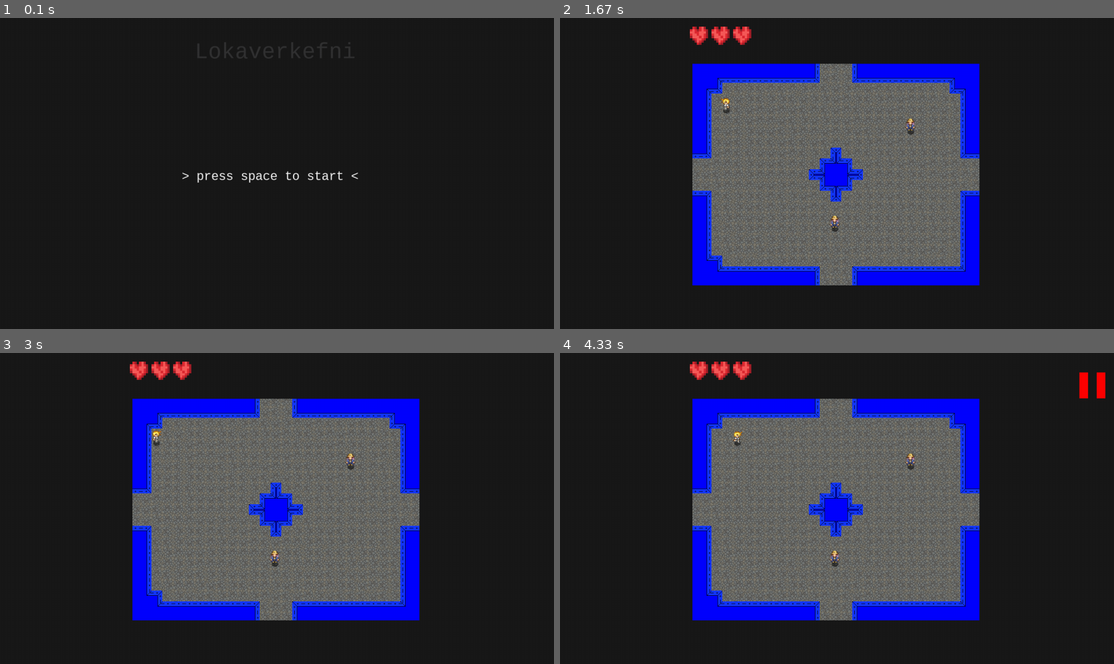
Above: before the commit, frames 1-4 (two rows, left to right).
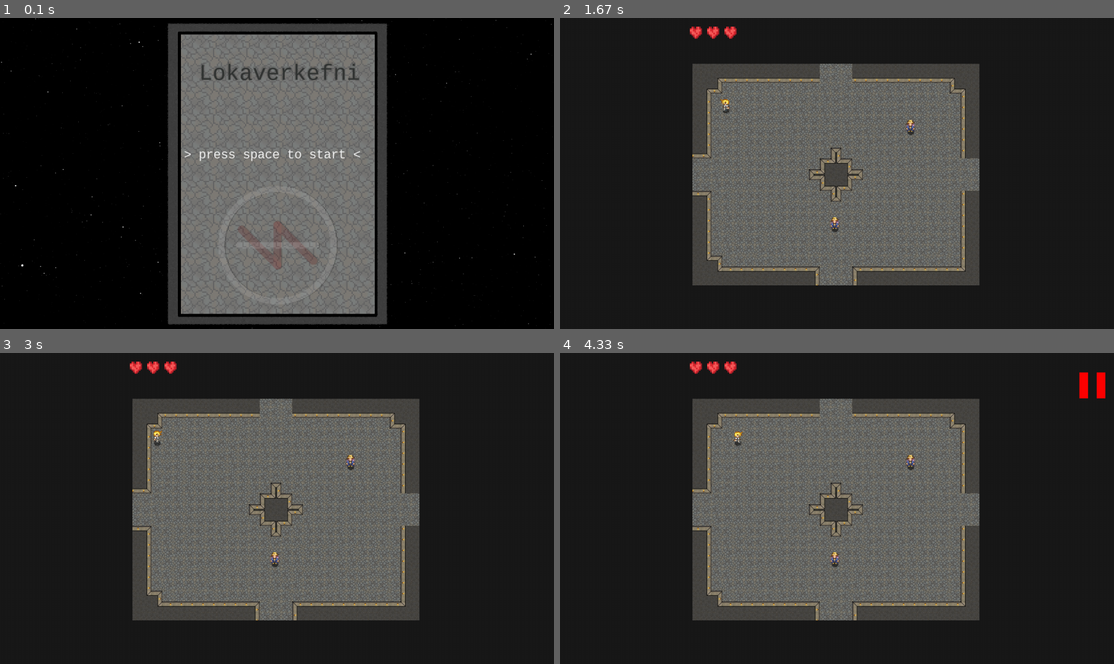
Above: after the commit, the same moments.

Repository: GudniNatan/Leikjaforritun-lokaverkefni-haust-2016
Game: pygame game, started from Lokaverkefni.py
Two runs of this game, one before a commit and one after it. Both use one fixed random seed, a clock stepped at 60 frames per second and the inputs below. The source is Python 2; it was converted automatically to run under Python 3.
Inputs:
- Up to frame 1 (0.1 s): no input
- Up to frame 2 (1.67 s): tap Space at 0.33 s; hold Z 0.67-1.2 s; hold Left 0.67-1.2 s; hold Left from 1.23 s (still down)
- Up to frame 3 (3 s): release Left at 1.77 s; hold Down 1.8-2.1 s; hold Left 2.13-2.53 s; hold Up 2.57-2.93 s; hold Right from 2.97 s (still down)
- Up to frame 4 (4.33 s): release Right at 3.6 s; tap P at 3.63 s

The runs differ from the first frame. In frame 1, 36% of the frame differs, in the area x 0-100%, y 0-100%; in frame 2, 11%; in frame 3, 11%; in frame 4, 11%.

Commit message:
Monday evening sword update.
Inniheldur líka update á bakgrunni menu og tónlist í game over.

Diff:
--- a/Characters_sprites.py
+++ b/Characters_sprites.py
@@ -24,6 +24,7 @@
         self.image = pygame.Surface((0, 0))
         self.direction = 180
         self.last_direction = None
+        self.directionLock = False
         self.set_sprite_direction()
         self.rect = self.image.get_rect()
         self.rect.midbottom = (rect.centerx, rect.bottom - 1)
@@ -40,6 +41,15 @@
         if vx == 0 and vy == 0 and self.last_direction is not None:
             self.moving = False
             self.walking_phase = 1
+            return
+        if self.directionLock:
+            self.last_direction = -1
+            if vx == 0 and vy == 0:
+                self.moving = False
+                self.walking_phase = 1
+            else:
+                self.moving = True
+            self.update_sprite()
             return
         direction = 180
         if vx and vy:
@@ -96,15 +106,24 @@
         pass
 
     def update_position(self, time, collidables):
-        if time > 20:
-            time = 20
         if time == 0:
             pygame.time.wait(1)
             time = 1
         original_x = self.realX
         original_y = self.realY
-        self.realX += self.vx * time
-        self.realY += self.vy * time
+        pixellimit = 6 # should not ever be higher than drawsize / 2
+        if -pixellimit < self.vx * time < pixellimit:
+            self.realX += self.vx * time
+        elif self.vx < 0:
+            self.realX -= pixellimit
+        else:
+            self.realX += pixellimit
+        if -pixellimit < self.vy * time < pixellimit:
+            self.realY += self.vy * time
+        elif self.vy < 0:
+            self.realY -= pixellimit
+        else:
+            self.realY += pixellimit
         rect = self.collision_rect
         next_location = pygame.Rect(int(self.realX), int(self.realY), rect.w, rect.h)
         self.next_location = next_location
@@ -116,29 +135,33 @@
                     max(rect.center[1], object.rect.center[1]) - min(rect.center[1], object.rect.center[1]) > max(rect.h, object.rect.h) * 2):
                 continue
             if object.rect.colliderect(next_location):
-                    # Flats
-                    if self.vx > 0 and object.rect.colliderect(pygame.Rect(next_location.left + next_location.w, rect.top, 0, next_location.h)):    # Left
-                        self.realX = original_x
-                    if self.vx < 0 and object.rect.colliderect(pygame.Rect(next_location.right - next_location.w, rect.top, 0, next_location.h)):    # right
-                        self.realX = original_x
-                    if self.vy > 0 and object.rect.colliderect(pygame.Rect(rect.left, next_location.top + next_location.h, next_location.w, 0)):    # top
-                        self.realY = original_y
-                    if self.vy < 0 and object.rect.colliderect(pygame.Rect(rect.left, next_location.bottom - next_location.h, next_location.w, 0)):    # bottom
-                        self.realY = original_y
-                    # Corners
-                    if object.rect.collidepoint(rect.topleft[0] + 0.1, rect.topleft[1] + 0.1):
-                        [self.realX, self.realY] = [original_x + 0.1, original_y + 1.1]
-                    if object.rect.collidepoint(rect.bottomleft[0] + 0.1, rect.bottomleft[1] - 0.1):
-                        [self.realX, self.realY] = [original_x + 1.1, original_y - 0.1]
-                    if object.rect.collidepoint(rect.topright[0] - 0.1, rect.topright[1] + 0.1):
-                        [self.realX, self.realY] = [original_x - 0.1, original_y + 1.1]
-                    if object.rect.collidepoint(rect.bottomright[0] - 0.1, rect.bottomright[1] - 0.1):
-                        [self.realX, self.realY] = [original_x - 1.1, original_y - 0.1]
+                # Flats
+                if self.vx > 0 and object.rect.colliderect(
+                        pygame.Rect(next_location.left + next_location.w, rect.top, 0, next_location.h)):  # Left
+                    self.realX = object.rect.left - next_location.w
+                if self.vx < 0 and object.rect.colliderect(
+                        pygame.Rect(next_location.right - next_location.w, rect.top, 0, next_location.h)):  # right
+                    self.realX = object.rect.right
+                if self.vy > 0 and object.rect.colliderect(
+                        pygame.Rect(rect.left, next_location.top + next_location.h, next_location.w, 0)):  # top
+                    self.realY = object.rect.top - next_location.h
+                if self.vy < 0 and object.rect.colliderect(
+                        pygame.Rect(rect.left, next_location.bottom - next_location.h, next_location.w, 0)):  # bottom
+                    self.realY = object.rect.bottom
+                # Corners
+                if object.rect.collidepoint(rect.topleft[0] + 0.1, rect.topleft[1] + 0.1):
+                    [self.realX, self.realY] = [original_x + 0.1, original_y + 1.1]
+                if object.rect.collidepoint(rect.bottomleft[0] + 0.1, rect.bottomleft[1] - 0.1):
+                    [self.realX, self.realY] = [original_x + 1.1, original_y - 0.1]
+                if object.rect.collidepoint(rect.topright[0] - 0.1, rect.topright[1] + 0.1):
+                    [self.realX, self.realY] = [original_x - 0.1, original_y + 1.1]
+                if object.rect.collidepoint(rect.bottomright[0] - 0.1, rect.bottomright[1] - 0.1):
+                    [self.realX, self.realY] = [original_x - 1.1, original_y - 0.1]
 
             if object.rect.collidepoint(rect.center):   # Moves you out if fully inside a block
                 [self.realX, self.realY] = self.startPoint
-        self.collision_rect.x = self.realX
-        self.collision_rect.y = self.realY
+        rect.x = self.realX
+        rect.y = self.realY
         self.gridPos = [self.collision_rect.center[0] / drawSize, self.collision_rect.center[1] / drawSize]
         self.rect.midbottom = (rect.centerx, rect.bottom - 1)
 
@@ -160,6 +183,7 @@
         self.score = 5
         self.kitCount = 0
         self.direction = 180
+        self.health = 8
         self.displayHealth = self.health
 
     def update_speed(self):
@@ -171,7 +195,6 @@
         else:
             if keys[K_UP]:
                 self.vy = -speed
-                self.direction = 0
             if keys[K_DOWN]:
                 self.vy = speed
             if keys[K_LEFT]:
--- a/Lokaverkefni.py
+++ b/Lokaverkefni.py
@@ -15,12 +15,12 @@
 
     # Setup
     charset = pygame.image.load(os.path.join('images', 'charset.png')).convert_alpha()
-    pygame.time.set_timer(pathfindingEvent, 500)
-    pygame.time.set_timer(animationEvent, 1000 / 24)
     gridImage = pygame.image.load(os.path.join('images', 'grid 16x16 transculent.png')).convert_alpha()
     gridImage = pygame.transform.scale(gridImage, (gridImage.get_rect().w * 24 / 16, gridImage.get_rect().h * 24 / 16))
     manager = SceneMananger()
     pygame.mixer.init()
+    pygame.time.set_timer(pathfindingEvent, 500)
+    pygame.time.set_timer(animationEvent, 1000 / 24)
     running = True
 
     # Game loop
@@ -32,7 +32,7 @@
         pygame.display.update()
         manager.scene.handle_events(pygame.event.get())
         manager.scene.update(clock.get_time())
-        clock.tick()
+        clock.tick(120)
 
     pygame.quit()
     sys.exit()
--- a/Scenes.py
+++ b/Scenes.py
@@ -6,6 +6,7 @@
 from Objects import *
 import random
 import codecs
+from math import sin
 
 
 class SceneMananger(object):
@@ -37,9 +38,10 @@
         super(GameScene, self).__init__()
         charset = pygame.image.load(os.path.join('images', 'charset.png')).convert_alpha()
         shadow = pygame.image.load(os.path.join('images', 'shadow.png')).convert_alpha()
-        walls = pygame.image.load(os.path.join('images', 'veggur test 4.png')).convert_alpha()
+        walls = pygame.image.load(os.path.join('images', 'veggur2.png')).convert_alpha()
         heart = pygame.image.load(os.path.join('images', 'hearts.png')).convert_alpha()
         floor_tile = pygame.image.load(os.path.join('images', 'floor.png')).convert_alpha()
+        self.sword_texture = pygame.image.load(os.path.join('images', 'swords3.png')).convert_alpha()
         self.heartTexture = heart
         self.paused = False
         self.entities = pygame.sprite.LayeredUpdates()
@@ -82,7 +84,7 @@
                     sprite = SimpleRectSprite(rect, sprite.image, True)
                     self.block_group.add(sprite)
                 if lines[i][j] == "S":
-                    stalker = Stalker(pygame.Rect(rect.x, rect.y, 15, drawSize / 2), charset.subsurface(pygame.Rect(48, 72, 47, 72)), character_sprite_size, self.player)
+                    stalker = Stalker(pygame.Rect(rect.x, rect.y, drawSize-1, drawSize / 5 * 3), charset.subsurface(pygame.Rect(48, 72, 47, 72)), character_sprite_size, self.player)
                     self.npcs.add(stalker)
                 if lines[i][j] == "P":
                     self.player.realX = j * drawSize + self.levelrect.x
@@ -102,12 +104,13 @@
             self.shadow = pygame.transform.scale(shadow, self.character_collision_boxes[0].rect.size)
         self.heartList = list()
         for i in xrange(self.player.maxHealth):
-            rect = pygame.Rect(self.levelrect.x + (50 * i), 20, 7 * 6, 7 * 6)
-            self.heartList.append(SimpleRectSprite(rect, heart.subsurface(pygame.Rect(0,0,8,8)), True))
+            rect = pygame.Rect(self.levelrect.x + (40 * i), 20, 7 * 4, 7 * 4)
+            if self.player.health > i:
+                self.heartList.append(SimpleRectSprite(rect, heart.subsurface(pygame.Rect(0,0,8,8)), True))
+            else:
+                self.heartList.append(SimpleRectSprite(rect, heart.subsurface(pygame.Rect(8*12, 0, 8, 8)), True))
         self.hearts = pygame.sprite.Group(self.heartList)
-
-
-
+        self.swordsprite = SimpleSprite(self.player.rect.midtop, pygame.Surface((0, 0)))
 
     def render(self, screen):
         screen.fill(BLACK)
@@ -116,7 +119,12 @@
         for box in self.character_collision_boxes:
             screen.blit(self.shadow, box.rect.midleft)
         self.block_group.draw(screen)
-        self.entities.draw(screen)
+        if not 315 >= self.player.direction >= 180:
+            screen.blit(self.swordsprite.image, self.swordsprite.rect)
+            self.entities.draw(screen)
+        else:
+            self.entities.draw(screen)
+            screen.blit(self.swordsprite.image, self.swordsprite.rect)
         self.hearts.draw(screen)
         if self.paused:
             line_rect1 = pygame.Rect(screen.get_rect().w / 32 * 31, screen.get_rect().h / 16, screen.get_rect().w / 64, screen.get_rect().w / 64 * 3)
@@ -124,11 +132,12 @@
             pygame.draw.rect(screen, RED, line_rect1)
             pygame.draw.rect(screen, RED, line_rect2)
         pygame.draw.rect(screen, BLACK, self.levelrect, 6)
+        screen.blit(self.swordsprite.image, (0,0))
 
     def update(self, time):
         if self.paused:
             return
-        for sprite in self.entities.sprites():
+        for sprite in self.entities.copy().sprites():
             self.entities.change_layer(sprite, sprite.rect.centery)
         self.character_collision_boxes = [entity.get_collision_box() for entity in self.entities]
         for entity in self.entities:
@@ -147,7 +156,9 @@
             if event.type == KEYDOWN and event.key == K_ESCAPE:
                 self.manager.go_to(TitleScene())
             if event.type == pygame.KEYDOWN and event.key == pygame.K_z:
-                pygame.event.post(pygame.event.Event(swordSwingEvent))
+                if Animation("sword") not in self.animations:
+                    params = {'sprite': self.sword_texture, 'phase': 0}
+                    self.animations.append(Animation("sword", params))
             if event.type == pygame.KEYDOWN or event.type == pygame.KEYUP:
                 self.player.update_speed()
             if event.type == pathfindingEvent:
@@ -159,16 +170,40 @@
             if event.type == animationEvent:
                 # Update all active animations
                 for s in self.animations:
-                    '''if s.name == "sword":
-                        if sword.rotation < s.end and s.direction == self.player.direction:
-                            sword.display = True
-                            sword.rot_center(50)
-                        else:
-                            sword.display = False
-                            sword.rotation = 0
-                            animations.remove(s)'''
+                    if s.name == "sword":
+                        self.player.directionLock = True
+                        if s.phase >= 12:
+                            self.swordsprite.image = pygame.Surface((0, 0))
+                            self.animations.remove(s)
+                            self.player.directionLock = False
+                            self.player.set_sprite_direction()
+                            self.player.update_sprite()
+                            continue
+                        if s.phase < 7:
+                            if s.phase == 3:
+                                pygame.event.post(pygame.event.Event(swordSwingEvent))
+                            if s.phase < 2:
+                                self.swordsprite.image = s.sprite.subsurface(pygame.Rect(0, 0, 25, 28))
+                            else:
+                                self.swordsprite.image = s.sprite.subsurface(pygame.Rect(25 * (s.phase-2), 0, 25, 28))
+                            self.swordsprite.image = pygame.transform.rotate(pygame.transform.flip(self.swordsprite.image, True, False), (360 - self.player.direction) % 360 )
+                        self.swordsprite.rect.topleft = self.player.rect.midtop
+                        if 45 > (self.player.direction % 360) or (self.player.direction % 360) >= 315:
+                            self.swordsprite.rect.left -= 16
+                        elif 45 <= (self.player.direction % 360) < 135:
+                            self.swordsprite.rect.left -= 5
+                            self.swordsprite.rect.top += 5
+                        elif 135 <= (self.player.direction % 360) < 225:
+                            self.swordsprite.rect.top += 12
+                            self.swordsprite.rect.left -= 6
+                        elif 225 <= (self.player.direction % 360) < 315:
+                            self.swordsprite.rect.left -= 16
+                            self.swordsprite.rect.top += 5
+                            pass
+                        s.phase += 1
+
                     #Animations needed:
-                        #Sword swing
+                        #Sword swing x
                         #Death
                         #Door opening
                         #Chest opening
@@ -216,49 +251,53 @@
                 blocks = pygame.sprite.Group()
                 blocks.add(boxes[self.player.direction/45])
                 blocks.add(boxes[((self.player.direction/45) + 1) % 8])
-
                 for sprite in pygame.sprite.groupcollide(self.npcs, blocks, False, True):
                     sprite.stun()
-                    if sprite.health <= 0:
-                        self.entities.remove(sprite)
-                        #Set death animation here
-
-                '''if Animation("sword") not in animations:
-                    sword.rotation = thePlayer.direction - 25
-                    params = {'direction': thePlayer.direction, 'end': thePlayer.direction + 100}
-                    animations.append(Animation("sword", params))'''
             if event.type == unstunEvent:
                 for entity in self.entities:
                     if entity.stunned:
                         entity.stunned = False
+                    if entity.health <= 0:
+                        self.entities.remove(entity)
+                        self.npcs.remove(entity)
+                        entity = None
+                        #Set death animation here
+
             if event.type == healthEvent:
+                if self.player.health > self.player.maxHealth:
+                    self.player.health = self.player.maxHealth - 1
+                    self.player.displayHealth = self.player.maxHealth
                 if self.player.health <= 0:
                     self.manager.go_to(GameOverScene())
                 if self.player.displayHealth != self.player.health:
                     params = {'sprite': self.heartList[self.player.displayHealth-1],
                               'jumpdistance': 8, 'phase': 0, }
                     self.animations.append(Animation("health", params))
-                    self.player.displayHealth -= 1
+                    self.player.displayHealth = self.player.health
 
     def make_wall_block(self, wall_texture, array_slice):
         rect = pygame.Rect(0, 0, 24, 24)
         sprite = Block(rect, BLACK)
         rotated = list(array_slice)
+        blocked = ["W", "D"]
         for i2 in xrange(4):
             innerRect = pygame.Rect(0, 0, 12, 12)
-            if rotated[1][0] != "W":
-                if rotated[0][1] != "W":
+            if rotated[1][0] not in blocked:
+                if rotated[0][1] not in blocked:
                     # open corner
                     innerRect.topleft = (12, 12)
                 else:
                     # wall facing left
                     innerRect.topleft = (24, 0)
-            elif rotated[0][1] != "W":
+            elif rotated[0][1] not in blocked:
                 innerRect.topleft = (12, 0)
                 # wall facing up
-            elif rotated[0][0] != "W":
+            elif rotated[0][0] not in blocked:
                 innerRect.topleft = (0, 12)
-            sprite.image.blit(wall_texture.subsurface(innerRect), (0, 0))
+            if innerRect.topleft == (0, 0):
+                sprite.image.blit(pygame.transform.rotate(wall_texture.subsurface(innerRect), random.randrange(0, 360, 90)), (0, 0))
+            else:
+                sprite.image.blit(wall_texture.subsurface(innerRect), (0, 0))
             rotated = zip(*rotated[::-1])
             sprite.image = pygame.transform.rotate(sprite.image, -90)
         return sprite
@@ -270,6 +309,10 @@
 
     def __init__(self):
         super(TitleScene, self).__init__()
+        self.background = pygame.image.load(os.path.join('images', 'background test.png')).convert_alpha()
+        self.menu_background = pygame.image.load(os.path.join('images', 'background menu.png')).convert_alpha()
+        self.logo = pygame.image.load(os.path.join('images', 'logo pixel.png')).convert_alpha()
+        self.logo_sprite = SimpleRectSprite(pygame.Rect(425, 325, 400, 400), self.logo, True)
         self.font = pygame.font.SysFont('Consolas', 56)
         self.sfont = pygame.font.SysFont('Consolas', 32)
         self.mixer = pygame.mixer.Channel(0)
@@ -278,13 +321,18 @@
         self.mixer.play(self.music)
         self.color = [50, 50, 50]
         self.colorLevel = [True, True, True]
+        self.textCoord = 300
+        self.textLevel = 0
 
     def render(self, screen):
-        screen.fill(BLACK)
+        screen.blit(self.background, (0,0))
+        screen.blit(self.menu_background, (0,0))
         text1 = self.font.render('Lokaverkefni', True, tuple(self.color))
         text2 = self.sfont.render('> press space to start <', True, WHITE)
-        screen.blit(text1, (450, 50))
-        screen.blit(text2, (420, 350))
+        screen.blit(text1, (460, 100))
+        screen.blit(text2, (425, self.textCoord))
+        self.logo_sprite.rect.centerx = screen.get_rect().centerx
+        screen.blit(self.logo_sprite.image, self.logo_sprite.rect)
 
     def update(self, time):
         pass
@@ -308,6 +356,12 @@
                         if self.color[i] <= 0:
                             self.color[i] = 0
                             self.colorLevel[i] = True
+                self.textCoord = round(300 + sin(self.textLevel) * 10)
+                self.textLevel += 0.02
+                temp_background = pygame.Surface(self.background.get_size(), 0, self.background)
+                temp_background.blit(self.background, (1, 0))
+                temp_background.blit(self.background.subsurface(pygame.Rect(self.background.get_width()-1, 0, 1, self.background.get_height())), (0, 0))
+                self.background = temp_background
 
 
 class TextScrollScene(Scene):
@@ -355,6 +409,10 @@
         small_font = pygame.font.SysFont('Consolas', 32)
         self.text = font.render('Game Over', True, WHITE)
         self.text2 = small_font.render('Press space to try again.', True, WHITE)
+        self.mixer = pygame.mixer.Channel(0)
+        self.mixer.set_volume(0.5)
+        self.music = pygame.mixer.Sound(os.path.join('sounds', 'tengsli 1.1 loop.ogg'))
+        self.mixer.play(self.music, -1,)
 
     def render(self, screen):
         screen.fill(BLACK)
@@ -369,4 +427,5 @@
             if event.type == pygame.QUIT:
                 pygame.event.post(pygame.event.Event(QUIT))
             if event.type == KEYDOWN and (event.key == K_SPACE or event.key == K_ESCAPE):
+                self.mixer.fadeout(500)
                 self.manager.go_to(TitleScene())
--- a/rooms/room0.txt
+++ b/rooms/room0.txt
@@ -1,5 +1,5 @@
-WWWWWWWWWWWW   WWWWWWWWWWWW
-WWWWWWWWWWWW   WWWWWWWWWWWW
+WWWWWWWWWWWWDDDWWWWWWWWWWWW
+WWWWWWWWWWWWDDDWWWWWWWWWWWW
 WWW                     WWW
 WW                       WW
 WW    P                  WW
@@ -7,9 +7,9 @@
 WW                  S    WW
 WW                       WW
 WW           W           WW
-            WWW
-           WWWWW
-            WWW
+            WWW          DD
+           WWWWW         DD
+            WWW          DD
 WW           W           WW
 WW                       WW
 WW                       WW
Binary file added: images/background menu.png
Binary file added: images/background test.jpg
Binary file added: images/background test.png
Binary file added: images/logo pixel.png
Binary file added: images/swords2.png
Binary file added: images/swords3.png
Binary file added: images/veggur.png
Binary file added: images/veggur2.png
Not shown, added: images/background test.pdn
Not shown, added: sounds/hit.mp3
Not shown, added: sounds/hit.wav
Not shown, added: sounds/hit2.wav
(and 1 more such lines)
